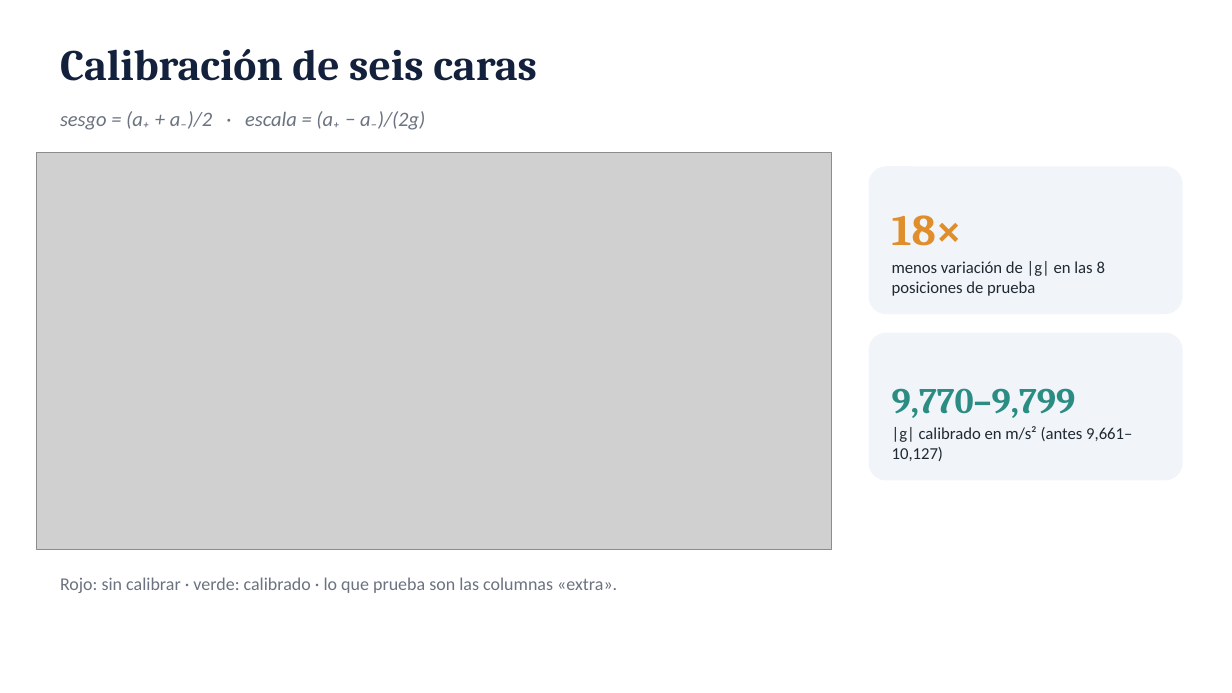
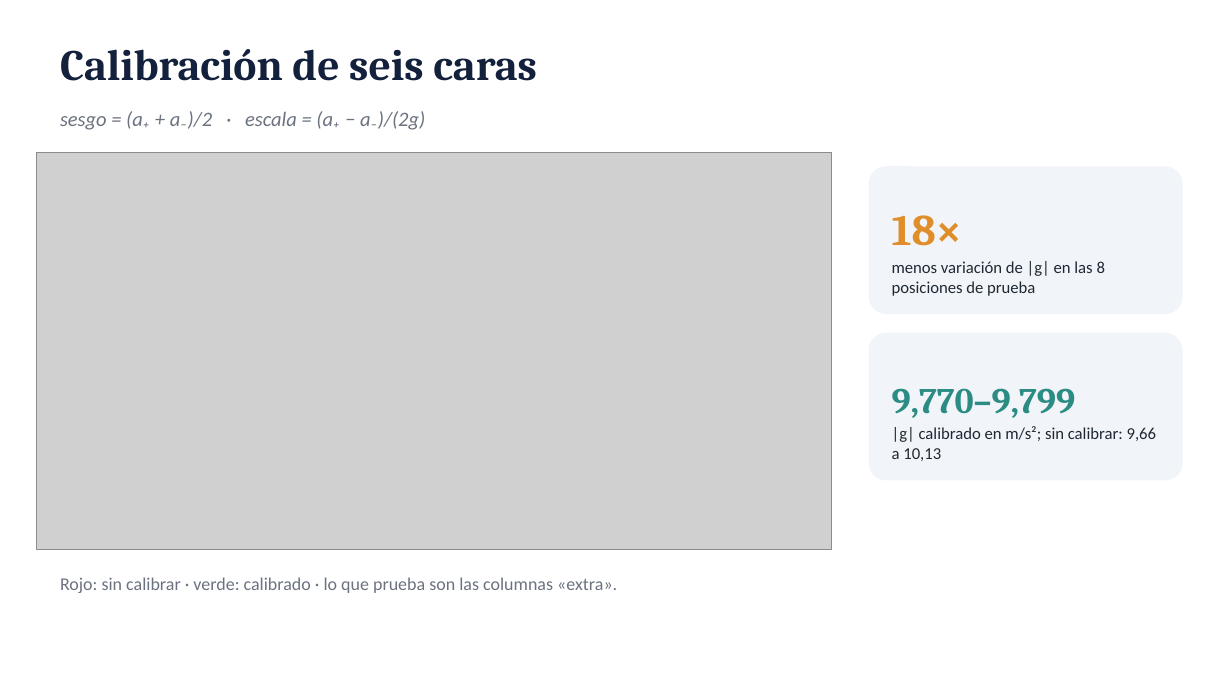
Before and after one commit to Ismael-Avi/ProyectoMetodosNumericos, a slide deck: slide 6 of proyecto_simple/presentacion/presentacion.pptx. Drawn at 1232x693 pixels with LibreOffice and Linux fonts; fonts in the diff are those of the drawing; grey boxes stand for pictures. Boxes give left, top, right and bottom in pixels: in the first picture for what was removed or moved away, otherwise in the second. Text is boxed around its words. In the diff, an @@ line names an element or a change of style, - is before the commit and + after.

```diff
--- a/proyecto_simple/presentacion/presentacion.pptx
+++ b/proyecto_simple/presentacion/presentacion.pptx
@@ text at <box>892,426,1156,461</box>: text changed @@
-|g| calibrado en m/s² (antes 9,661–10,127)
+|g| calibrado en m/s²; sin calibrar: 9,66 a 10,13
```
Also in this commit, not shown: 1 other slide changed, 7 other files.
